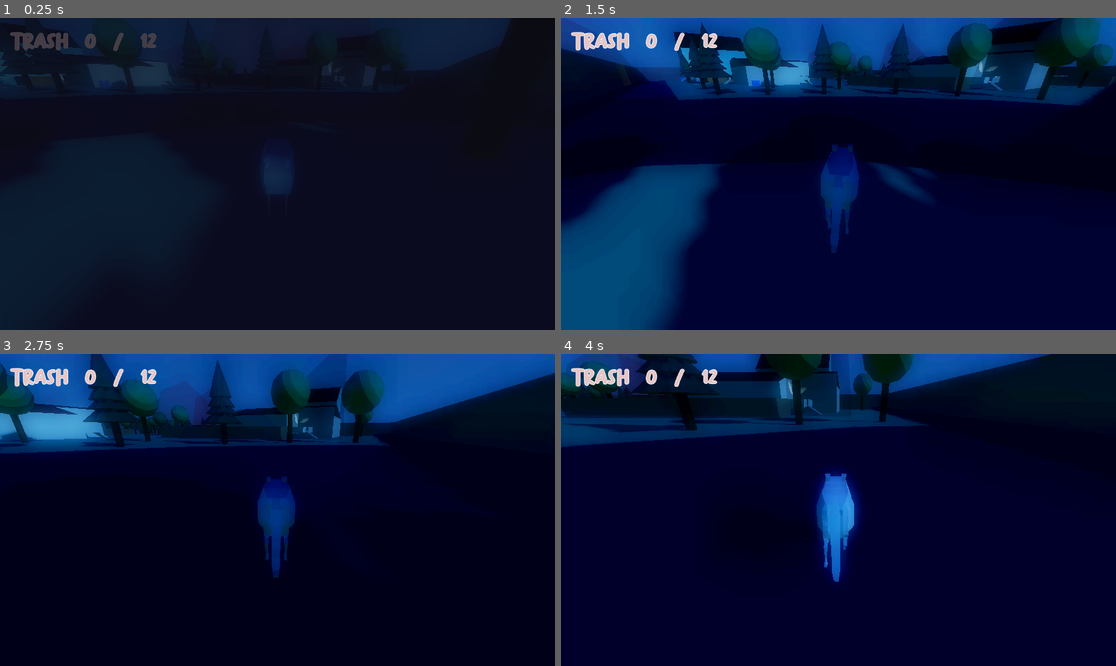
Above: before the commit, frames 1-4 (two rows, left to right).
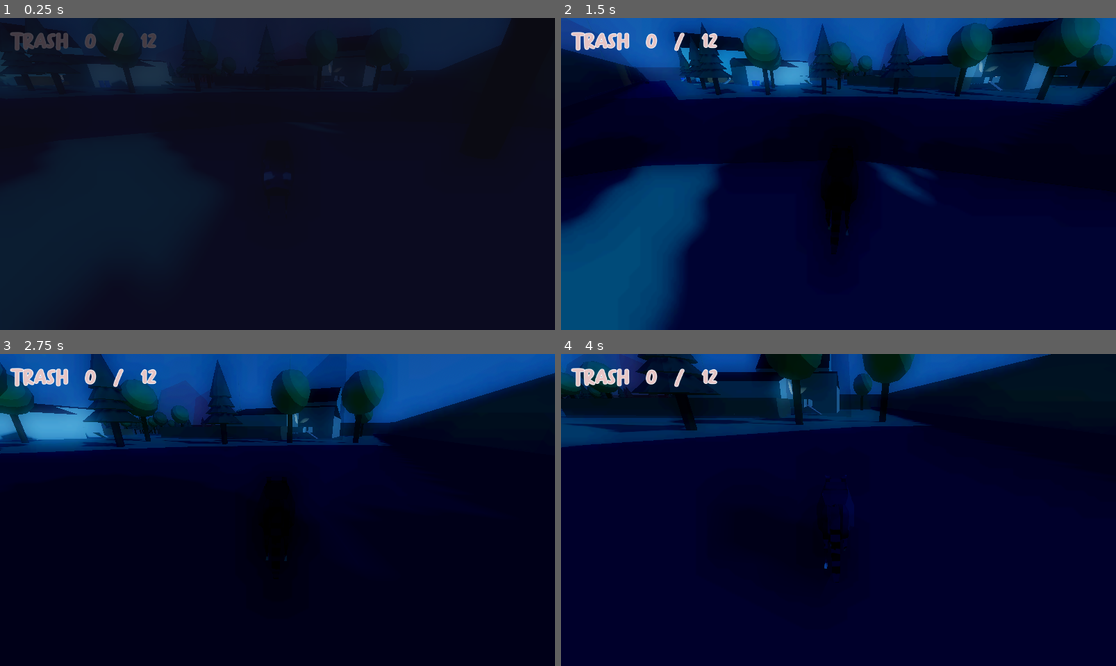
Above: after the commit, the same moments.

Repository: b0guslaw/LD58
Game: Godot game, scene res://neighborhood.tscn
Same seed, same stepped clock (60 frames per second), same inputs: the game is played once before the commit and once after it.
Inputs (mouse positions are in pixels of both pictures, inside the frame that each line leads up to):
- Up to frame 1 (0.25 s): no input
- Up to frame 2 (1.5 s): move the mouse to (866, 174) at 0.52 s; hold F (interact) 0.53-1.28 s; hold W (move_forward) from 0.53 s (still down); tap Space (jump) at 0.77 s; move the mouse to (810, 174) at 1.27 s; tap F (interact) at 1.35 s
- Up to frame 3 (2.75 s): keep holding W (move_forward); tap Space (jump) at 1.52 s; move the mouse to (288, 503) at 2.02 s; hold F (interact) from 2.03 s (still down)
- Up to frame 4 (4 s): keep holding W (move_forward); move the mouse to (832, 516) at 2.77 s; release F (interact) at 2.78 s; tap F (interact) at 2.85 s; tap Space (jump) at 3.02, 3.77 s; move the mouse to (877, 513) at 3.52 s; hold F (interact) from 3.53 s (still down)

The runs differ from the first frame. In frame 1, 0.8% of the frame differs, in the area x 46-54%, y 40-57%; in frame 2, 1.8%; in frame 3, 1.7%; in frame 4, 2.5%, in the area x 45-55%, y 36-74%.

Commit message:
Add texture to trash panda, dont look at its face

Diff:
--- a/player.tscn
+++ b/player.tscn
@@ -43,7 +43,7 @@
 current = true
 
 [node name="trash_panda" parent="." instance=ExtResource("2_onrkg")]
-transform = Transform3D(-2.1855694e-08, 0, 0.5, 0, 0.5, 0, -0.5, 0, -2.1855694e-08, 0, 0.32548988, 0)
+transform = Transform3D(-2.1855694e-08, 0, 0.5, 0, 0.5, 0, -0.5, 0, -2.1855694e-08, 0, 0.3118, 0)
 
 [connection signal="body_entered" from="Interaction" to="." method="_on_interaction_body_entered"]
 [connection signal="body_exited" from="Interaction" to="." method="_on_interaction_body_exited"]
Binary file changed: models/trash_panda.glb
Binary file added: models/trash_panda_trash_panda+texture.png
Not shown, added: models/trash_panda_trash_panda+texture.png.import
Not shown, changed: .gitignore
Not shown, changed: models/trash_panda.blend
